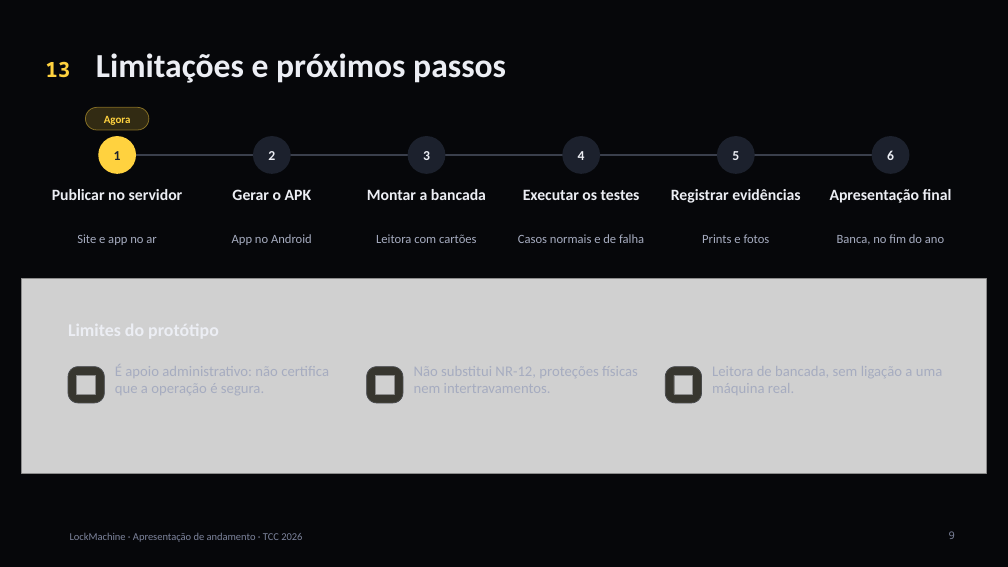
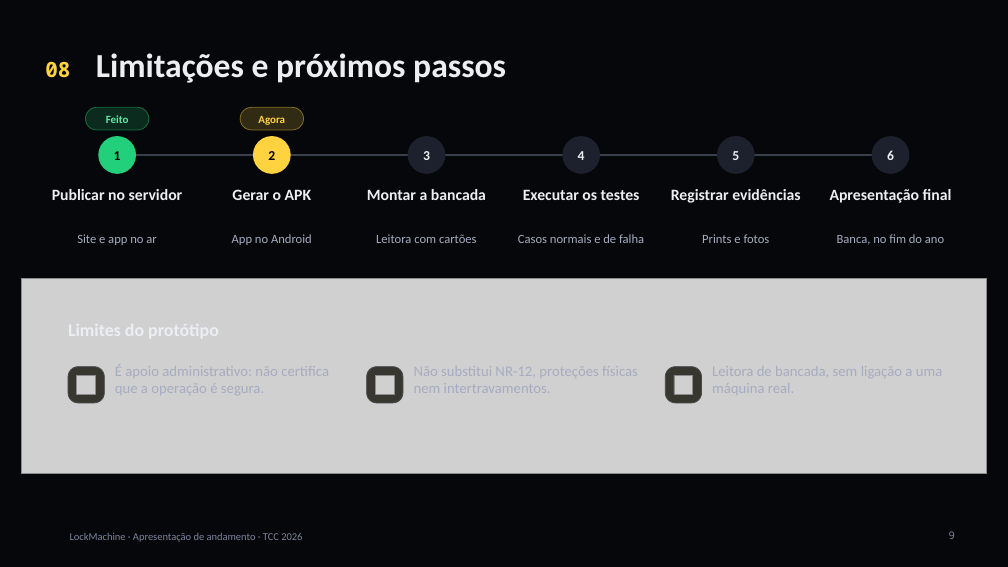
Before and after one commit to LeonardoKronka/linkwave-lockmachine, a slide deck: slide 9 of docs/apresentacao/LockMachine_Andamento_Canva.pptx. Drawn at 1008x567 pixels with LibreOffice and Linux fonts; fonts in the diff are those of the drawing; grey boxes stand for pictures; background and template pictures are left out. Boxes give left, top, right and bottom in pixels: in the first picture for what was removed or moved away, otherwise in the second. Text is boxed around its words. In the diff, an @@ line names an element or a change of style, - is before the commit and + after.

```diff
--- a/docs/apresentacao/LockMachine_Andamento_Canva.pptx
+++ b/docs/apresentacao/LockMachine_Andamento_Canva.pptx
@@ title at (45, 53, 506, 83): text changed @@
-13 Limitações e próximos passos
+08 Limitações e próximos passos
@@ rounded rectangle added at (85, 107, 149, 130), fill #22D07B at 18% opacity, outline #22D07B 0.75 pt, 10.5 pt, text #63E6A6, bold @@
+Feito
@@ rounded rectangle "Agora": place and size @@
-rounded rectangle "Agora" at (85, 107, 149, 130)
+rounded rectangle "Agora" at (240, 107, 304, 130)
@@ ellipse "1" at (98, 136, 136, 174): text colour #1C212D to #000000; fill #FFD23F to #22D07B @@
@@ ellipse "2" at (253, 136, 291, 174): text colour #ECEEF4 to #000000; fill #1C212D to #FFD23F @@
```
Also in this commit, not shown: 10 other slides changed, 5 other files.
